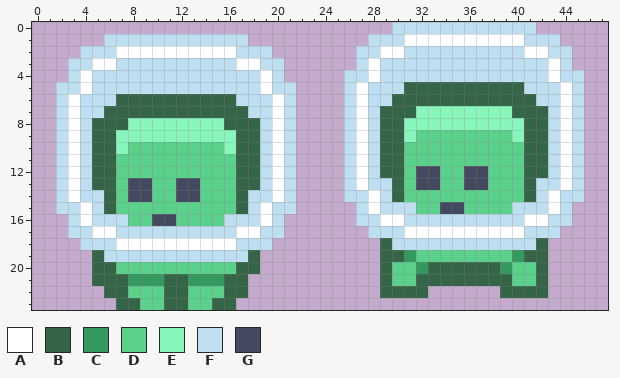
One commit to this pixel-art sprite: src/assets/spritesheet/character.png. The picture above was drawn from the file before the commit.
The file is 48x24 pixels.
Palette (. is transparent): A #ffffff  B #346547  C #34995e  D #5ad28c  E #86f6bb  F #bedef1  G #434a5f
Pixels before, first column x 2:
 0 ............................FFFFFFFFFFFF....
 1 ....FFFFFFFFFFFF..........FFFAAAAAAAAAAFFF..
 2 ..FFFAAAAAAAAAAFFF.......FFAAFFFFFFFFFFAAFF.
 3 .FFAAFFFFFFFFFFAAFF......FAFFFFFFFFFFFFFFAF.
 4 .FAFFFFFFFFFFFFFFAF.....FFAFFFFFFFFFFFFFFAFF
 5 FFAFFFFFFFFFFFFFFAFF....FAFFFBBBBBBBBBBFFFAF
 6 FAFFFBBBBBBBBBBFFFAF....FAFFBBBBBBBBBBBBFFAF
 7 FAFFBBBBBBBBBBBBFFAF....FAFBBBEEEEEEEEBBBFAF
 8 FAFBBBEEEEEEEEBBBFAF....FAFBBEEEEEEEEEEBBFAF
 9 FAFBBEEEEEEEEEEBBFAF....FAFBBEDDDDDDDDEBBFAF
10 FAFBBEDDDDDDDDEBBFAF....FAFBBDDDDDDDDDDBBFAF
11 FAFBBDDDDDDDDDDBBFAF....FAFBBDDDDDDDDDDBBFAF
12 FAFBBDDDDDDDDDDBBFAF....FAFBBDGGDDGGDDDBBFAF
13 FAFBBDGGDDGGDDDBBFAF....FAFFBDGGDDGGDDDBFFAF
14 FAFFBDGGDDGGDDDBFFAF....FFAFBDDDDDDDDDDBFAFF
15 FFAFBDDDDDDDDDDBFAFF.....FAFFFDDGGDDDDFFFAF.
16 .FAFFFDDGGDDDDFFFAF......FFAAFFFFFFFFFFAAFF.
17 .FFAAFFFFFFFFFFAAFF.......FFFAAAAAAAAAAFFF..
18 ..FFFAAAAAAAAAAFFF.........BFFFFFFFFFFFFB...
19 ...BFFFFFFFFFFFFB..........BBCDDDDDDDDCBB...
20 ...BBDDDDDDDDDDBB..........BDDCBBBBBBCDDB...
21 ...BBBCCCBBCCCBB...........BDDBBBBBBBBDDB...
22 ....BBDDDBBDDDBB...........BBBB......BBBB...
23 .....BBDDBBDDBB.............................
Once edited:
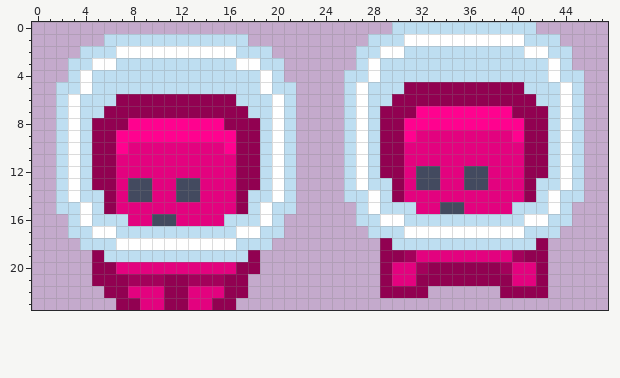
Diff:
colour B: #346547 -> #910151
colour C: #34995e -> #a3015b
colour D: #5ad28c -> #e3027f
colour E: #86f6bb -> #ff028f
Boxes around the changes in both pictures, in picture pixels (x1, y1, x2, y2):
changed: (380, 82, 548, 298)
changed: (92, 94, 260, 310)
